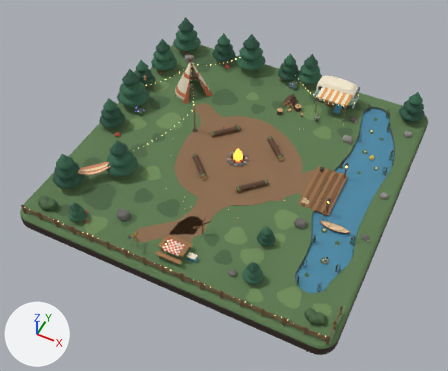
A saved change to the glTF model client/public/models/campfire.glb.
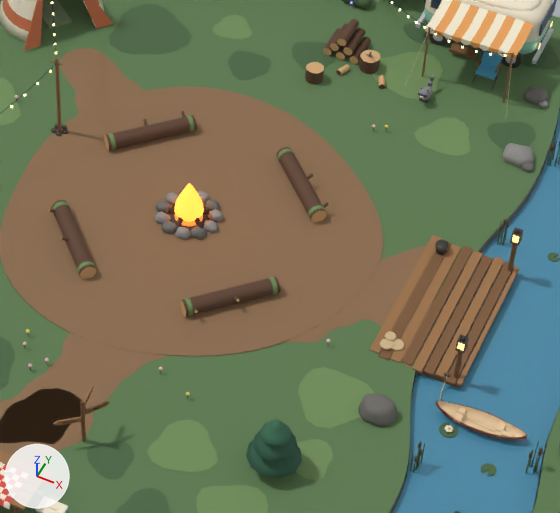
The first picture shows the older version from a 50 mm lens placed at (12.5, -27.2, 30.8), pointed at (-0.3, -1.6, -1.2). The close-ups show the older and then the newer version on the part from 39% to 81% of the width and 24% to 69% of the height of that picture. Only the edits that show in the close-ups are written down. The lights are fixed; the arrows at lower left show +X, +Y and +Z. Where no turn or scale is listed for an object, it has been applied to the vertices. Vertices at exactly the same position are counted once.

In view in the first close-up: 'Campfire_Deco', 'Campfire_Glamping', 'Campfire_Grass', 'Campfire_Ground', 'Campfire_Paths', 'Campfire_Rocks', 'Campfire_Trees', 'Campfire_Water', 'Prop_Bonfire', 'Prop_Dock', 'Seat_Logs', 'Seat_Tent' and 11 more.
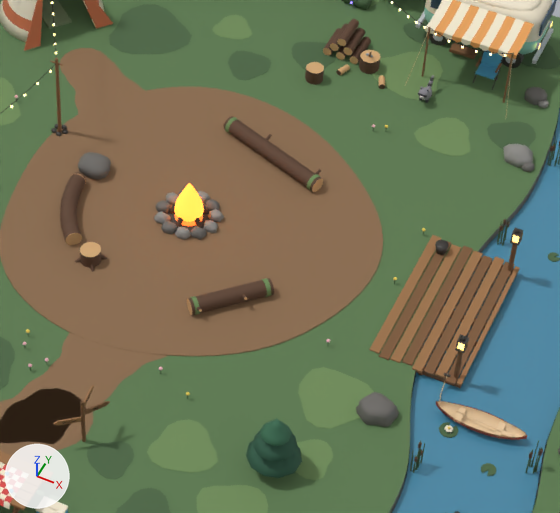
Location of each change, [x1, y1, x2, y2] in pixels of the close-ups (560 x 513 px; the box of a moved part takes in the faces that stretch with it):
'Campfire_Paths', reshaped: before [0, 48, 457, 470]; after [0, 48, 383, 470]
'Seat_Logs', reshaped (6% narrower): before [49, 111, 329, 317]; after [60, 116, 323, 315]
part 1 of me_campfire_pathsmesh, deleted (brown): before [288, 243, 457, 369]
part 2 of me_seat_logsmesh, moved or reshaped: before [277, 149, 294, 163]; after [224, 116, 323, 192]
part 3 of me_seat_logsmesh, moved or reshaped: before [181, 111, 185, 117]; after [266, 134, 272, 140]
part 4 of me_seat_logsmesh, moved or reshaped: before [180, 276, 280, 317]; after [187, 278, 274, 315]
part 5 of me_seat_logsmesh, moved or reshaped: before [185, 115, 194, 133]; after [225, 117, 240, 134]
part 6 of me_seat_logsmesh, moved or reshaped: before [276, 147, 327, 223]; after [307, 174, 320, 191]
part 7 of me_seat_logsmesh, moved or reshaped: before [77, 261, 96, 274]; after [261, 278, 271, 297]
part 8 of me_seat_logsmesh, moved or reshaped: before [184, 298, 193, 317]; after [190, 296, 200, 315]
part 9 of me_seat_logsmesh, rebuilt: before [52, 201, 70, 214]; after [60, 203, 77, 213]
part 10 of me_seat_logsmesh, deleted: before [49, 115, 329, 295]
part 11 of me_seat_logsmesh, reshaped: before [52, 200, 96, 279]; after [60, 152, 111, 272]

The change, as a diff of the scene's bpy script:
```diff
--- a/client/public/models/campfire.glb.py
+++ b/client/public/models/campfire.glb.py
@@ me_campfire_pathsmesh @@
-me_campfire_pathsmesh.from_pydata(...)  # 725 vertices, 1134 faces; spans x -5.21..6.12, y -9.06..4.33, z -0.02..0.02
+me_campfire_pathsmesh.from_pydata(...)  # 594 vertices, 942 faces; spans x -5.21..4.46, y -9.06..4.33, z -0.02..0.02
+# me_campfire_pathsmesh part 1: the loose piece of 131 vertices spanning x 2.08..6.12, y -2.42..1.99, z 0.0..0.01 is deleted
 me_campfire_pathsmesh.materials.append(mat_cf_dirt)
@@ me_seat_logsmesh @@
-me_seat_logsmesh.from_pydata(...)  # 560 vertices, 1040 faces; spans x -2.86..2.86, y -2.86..2.86, z -0.01..0.4
+me_seat_logsmesh.from_pydata(...)  # 1472 vertices, 2792 faces; spans x -3.02..2.75, y -2.76..3.26, z -0.04..0.41
+# me_seat_logsmesh part 2: the loose piece of 36 vertices spanning x 1.07..1.43, y 2.46..2.82, z -0.01..0.39 is multiplied about its middle by the matrix ((19.046, -19.493, 0.045), (-7.628, 6.399, 0.124), (-0.09, -0.09, -0.927)), then moved by (-0.31, -0.05, 0.0)
+# me_seat_logsmesh part 3: the loose piece of 16 vertices spanning x -1.55..-1.36, y 2.63..2.82, z 0.2..0.37 is multiplied about its middle by the matrix ((0.496, 0.854, 0.16), (-0.86, 0.508, -0.05), (-0.124, -0.113, 0.986)), then moved by (2.12, 0.17, 0.02)
+# me_seat_logsmesh part 4: the loose piece of 36 vertices spanning x 1.03..2.85, y -2.85..-1.03, z 0.0..0.38 is multiplied about its middle by the matrix ((0.931, -0.067, 0.001), (-0.067, 0.931, -0.001), (0.001, -0.001, 1.0))
+# me_seat_logsmesh part 5: the loose piece of 36 vertices spanning x -1.43..-1.07, y 2.46..2.82, z -0.01..0.39 is multiplied about its middle by the matrix ((0.713, 0.616, 0.335), (-0.109, -0.375, 0.921), (0.693, -0.693, -0.2)), then moved by (0.94, 0.4, 0.0)
+# me_seat_logsmesh part 6: the loose piece of 36 vertices spanning x 1.03..2.86, y 1.03..2.86, z 0.0..0.38 is multiplied about its middle by the matrix ((-0.224, -0.285, 0.052), (-0.71, -0.688, 0.142), (-0.101, -0.101, -1.054)), then moved by (0.25, 0.18, 0.0), in mat_cf_grasslight (green #6f8d58)
+# me_seat_logsmesh part 7: the loose piece of 36 vertices spanning x -1.43..-1.07, y -2.82..-2.46, z -0.01..0.39 is turned -180 degrees about the x axis through its middle, then moved by (3.78, 1.28, 0.0)
+# me_seat_logsmesh part 8: the loose piece of 36 vertices spanning x 1.07..1.43, y -2.82..-2.46, z -0.01..0.39 is moved by (0.11, 0.11, 0.0)
+# me_seat_logsmesh part 9: the loose piece of 36 vertices spanning x -2.82..-2.46, y -1.43..-1.07, z -0.01..0.39 is rebuilt with 32 vertices and now spans x -2.66..-2.24, y -1.42..-1.08, z 0.0..0.38, in mat_cf_bark (brown #5e4230)
+# me_seat_logsmesh part 10: 8 loose pieces with 208 vertices, spanning x -2.86..2.82, y -2.22..2.86, z -0.01..0.4, are deleted
+# me_seat_logsmesh part 11: 36 vertices removed from x -2.86..-1.03, y -2.86..-1.03, z 0.0..0.38; 1160 vertices added at x -3.02..-1.05, y -2.53..0.71, z -0.04..0.41
+# other edits to the shape of me_seat_logsmesh do not show in these pictures
 me_seat_logsmesh.materials.append(mat_cf_bark)
@@ me_seat_logsmesh @@
 me_seat_logsmesh.materials.append(mat_cf_grasslight)
+me_seat_logsmesh.materials.append(mat_cf_stonedark)  # dark grey #6d6a66
```
